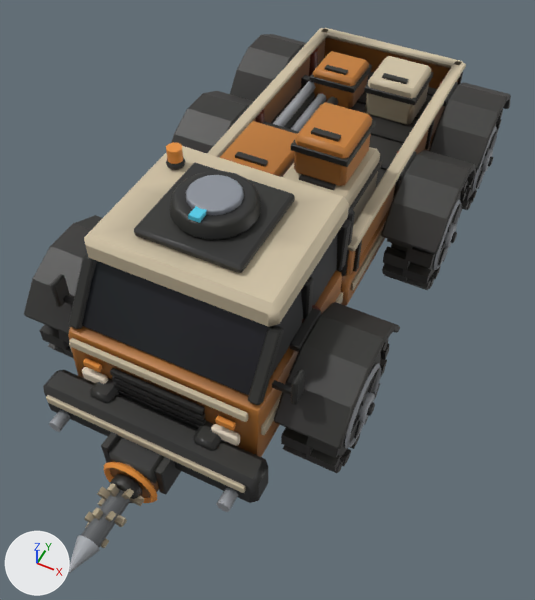
Before and after pictures for a commit that changed the glTF model assets/vehicles/ex_rover_2.glb.
The view is the same before and after, from a 50 mm camera at (2.91, -6.57, 7.4) aimed at (0.28, -1.3, 0.82). Every picture has the same lights, and +X, +Y and +Z are marked at lower left. The older version comes first. Where no turn or scale is listed for an object, it has been applied to the vertices. Vertices at exactly the same position are counted once.
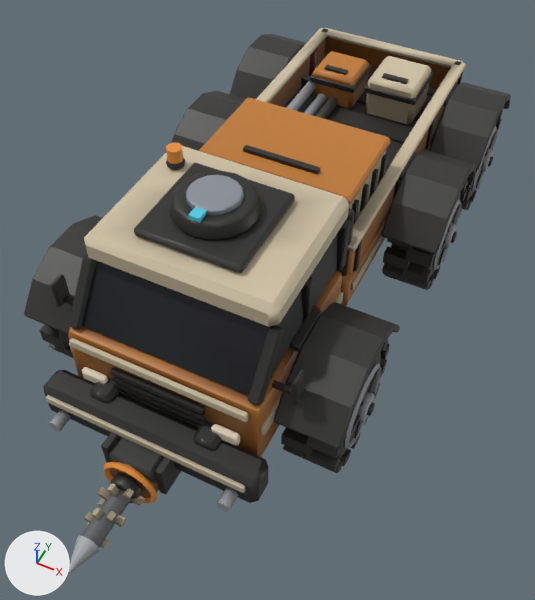
Pixel boxes (x1, y1, x2, y2) of what changed, in the pictures (535 x 600 px):
part 1 of me_mesh_0, added
    after: (378, 154, 388, 183)
part 2 of me_mesh_0, added
    after: (369, 169, 379, 198)
part 3 of me_mesh_0, added
    after: (360, 184, 369, 212)
part 4 of me_mesh_0, added
    after: (352, 199, 359, 223)
part 5 of me_mesh_0, added
    after: (243, 145, 321, 175)
part 6 of me_mesh_0, rebuilt
    before: (283, 147, 380, 222)
    after: (349, 150, 386, 217)
part 7 of me_mesh_0, added (orange)
    after: (199, 97, 390, 204)
part 8 of me_mesh_0, deleted
    before: (83, 102, 383, 431)
part 9 of me_mesh_0, edited (looks the same)
    both: (46, 35, 462, 512)

What the commit changed:
me_mesh_0 is used by ob_mesh_0; location (-1.89, 3.52, -0.75).
me_mesh_0 had 4376 vertices, 8102 faces and spanned x 0.0..3.78, y -7.46..0.0, z 0.89..3.56.
me_mesh_0 now has 4328 vertices, 8006 faces and spans x 0.0..3.78, y -7.46..0.0, z 0.89..3.56.
me_mesh_0 part 1: a new loose piece, a box spanning x 2.827..2.881, y -3.134..-3.058, z 2.006..2.737, in mat_dark.
me_mesh_0 part 2: a new loose piece, a box spanning x 2.827..2.881, y -3.438..-3.363, z 2.006..2.737, in mat_dark.
me_mesh_0 part 3: a new loose piece, a box spanning x 2.827..2.881, y -3.743..-3.668, z 2.006..2.737, in mat_dark.
me_mesh_0 part 4: a new loose piece, a box spanning x 2.827..2.881, y -4.047..-3.972, z 2.006..2.737, in mat_dark.
me_mesh_0 part 5: a new loose piece, a box spanning x 1.422..2.362, y -3.961..-3.886, z 2.901..2.954, in mat_dark.
me_mesh_0 part 6: the loose piece of 24 vertices spanning x 1.91..2.77, y -4.14..-2.96, z 1.99..2.74 is rebuilt with 32 vertices and now spans x 0.95..2.83, y -4.17..-2.93, z 1.96..2.87.
me_mesh_0 part 7: a new loose piece of 32 vertices spanning x 0.93..2.85, y -4.19..-2.91, z 2.8..2.91, in mat_hull.
me_mesh_0 part 8: 10 loose pieces with 160 vertices, spanning x 0.98..2.79, y -6.78..-2.94, z 1.93..3.31, are deleted.
me_mesh_0 part 9: 607 kept faces spanning x 0.71..3.07, y -7.42..-0.03, z 0.9..3.56 get new vertex colours.
Other edits to the shape of me_mesh_0 do not show in these pictures.
